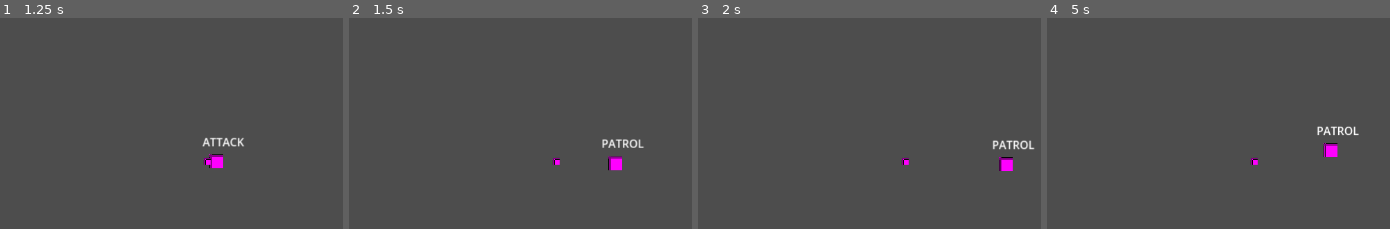
Above: before the commit, frames 1-4 (left to right).
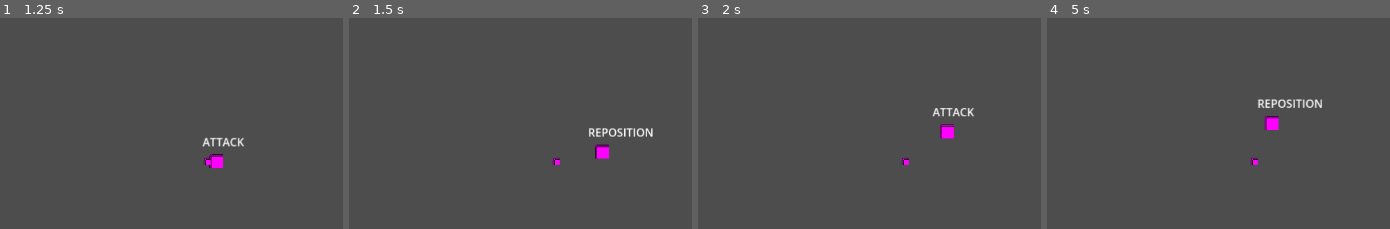
Above: after the commit, the same moments.

Repository: Pkb-Codes/zekome
Game: Godot game, scene res://scenes/dev_Bhavishya.tscn
Same seed, same stepped clock (60 frames per second), same inputs: the game is played once before the commit and once after it.
Inputs:
- Up to frame 1 (1.25 s): tap Enter at 0.5 s
- Up to frame 2 (1.5 s): no input
- Up to frame 3 (2 s): no input
- Up to frame 4 (5 s): tap Space at 2.75 s; tap Enter at 3.5 s

Frame 1 is identical in both runs. In frame 2, 1.4% of the frame differs, in the area x 69-89%, y 52-73%; in frame 3, 1.2%; in frame 4, 1.4%.

Commit message:
Added a 4th reposition state
Fixed post attack reposition logic by creating a new state instead of using patrol state

Diff:
--- a/scripts/state.gd
+++ b/scripts/state.gd
@@ -1,6 +1,6 @@
 extends CharacterBody2D
 
-enum State { IDLE, PATROL, ATTACK }
+enum State { IDLE, PATROL, ATTACK, REPOSITION }
 
 var state = State.IDLE
 
@@ -41,6 +41,9 @@
 
 		State.ATTACK:
 			attack_state(delta)
+
+		State.REPOSITION:
+			reposition_state()
 
 	debug.text = State.keys()[state]
 	move_and_slide()
@@ -102,18 +105,37 @@
 
 	cooldown_timer = attack_cooldown
 
-	reposition()
-	state = State.PATROL
+	choose_new_reposition_target()
+	state = State.REPOSITION
 
-func reposition():
+func reposition_state():
 
 	if player == null:
-		choose_new_patrol_point()
+		state = State.IDLE
 		return
 
-	var away_direction = (global_position - player.global_position).normalized()
+	var direction = (patrol_target - global_position).normalized()
+	velocity = direction * speed
 
-	patrol_target = global_position + away_direction * patrol_radius * 0.5
+	if(global_position.distance_to(patrol_target) < 10):
+		state = State.ATTACK
+
+func choose_new_reposition_target():
+	var player_detection_radius = 100 #player_detection_radius = scale of playerDetection node * 100
+	var offset_distance = randf_range(50, player_detection_radius)
+	var offset_angle = set_reposition_angle()
+
+	var offset = offset_distance*Vector2(cos(offset_angle),sin(offset_angle))
+	patrol_target = player.global_position + offset
+
+func set_reposition_angle():
+	# Direction from player to enemy
+	var base_direction = (global_position - player.global_position).normalized()
+	var base_angle = base_direction.angle()
+
+	# Limit angle variation (prevents crossing through player)
+	var angle_offset = randf_range(-PI/2, PI/2)
+	return base_angle + angle_offset
 
 func choose_new_patrol_point():
 
